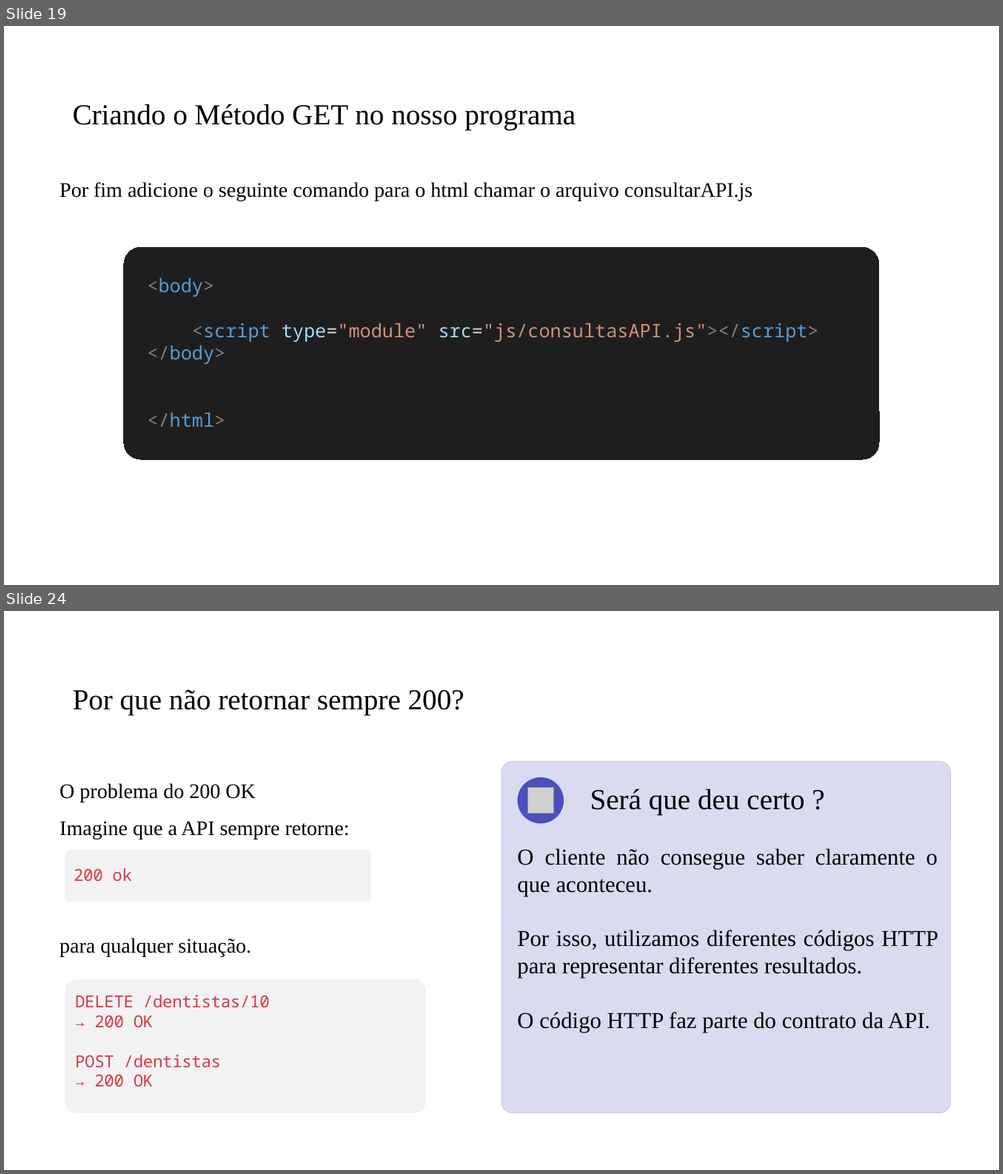
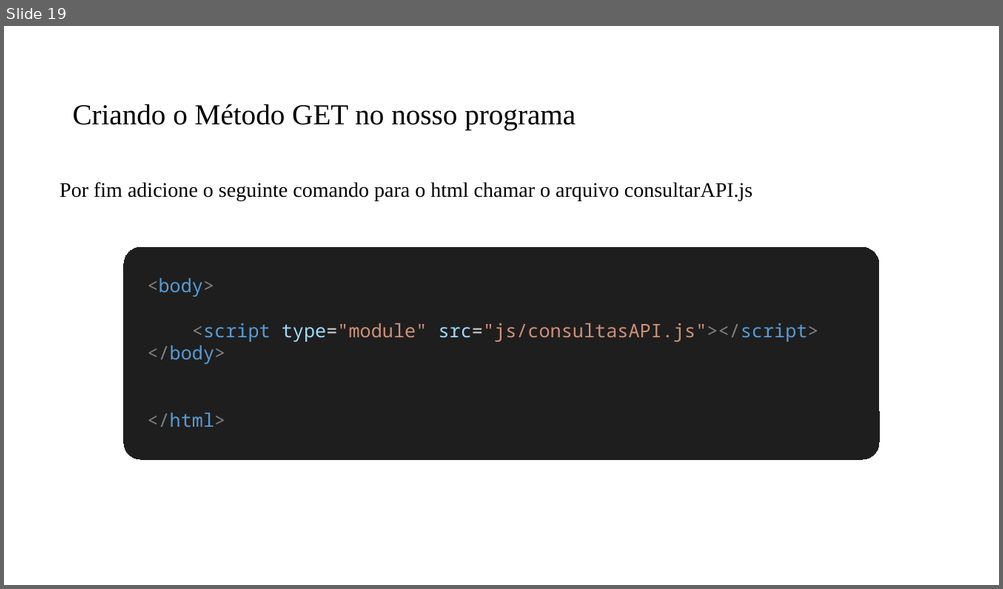
Before and after one commit to PedroMiho/UMC, a slide deck: SI/Programação para Internet/Módulo 2 - JavaScript/Aula03 - Implementado o CRUD/Implementando CRUD.pptx. Shown one above the other, each under a label of ours: slides 19 and 24 before the commit, slide 19 after it; the slides between them are not shown. The pictures are 1003x1174 and 1003x589 pixels, drawn with LibreOffice and Linux fonts; fonts in the diff are those of the drawing; grey boxes stand for pictures; background and template pictures are left out. Boxes give left, top, right and bottom in pixels: in the first picture for what was removed or moved away, otherwise in the second. Text is boxed around its words. In the diff, an @@ line names an element or a change of style, - is before the commit and + after.

```diff
--- a/SI/Programação para Internet/Módulo 2 - JavaScript/Aula03 - Implementado o CRUD/Implementando CRUD.pptx
+++ b/SI/Programação para Internet/Módulo 2 - JavaScript/Aula03 - Implementado o CRUD/Implementando CRUD.pptx
@@ slide 24 removed at [4, 611, 999, 1170], background #FFFFFF @@
@@ title removed at [73, 689, 464, 715] @@
-Por que não retornar sempre 200?
@@ rounded rectangle removed at [502, 762, 950, 1114] @@
@@ text removed at [60, 783, 350, 840] @@
-O problema do 200 OK
-Imagine que a API sempre retorne:
@@ ellipse removed at [518, 777, 563, 823] @@
@@ picture removed at [528, 788, 554, 814] @@
@@ text removed at [590, 789, 804, 815] @@
-Será que deu certo ?
@@ rounded rectangle removed at [65, 850, 370, 902] @@
@@ text removed at [517, 849, 938, 1033] @@
-O cliente não consegue saber claramente o que aconteceu.
-Por isso, utilizamos diferentes códigos HTTP para representar diferentes resultados.
-O código HTTP faz parte do contrato da API.
@@ text removed at [74, 869, 132, 881] @@
-200 ok
@@ text removed at [60, 938, 251, 957] @@
-para qualquer situação.
@@ rounded rectangle removed at [65, 980, 426, 1113] @@
@@ text removed at [75, 995, 270, 1087] @@
-DELETE /dentistas/10
-→ 200 OK
-POST /dentistas
-→ 200 OK
```
Also in this commit, not shown: 8 slides added, 8 other slides removed, 4 other files.
